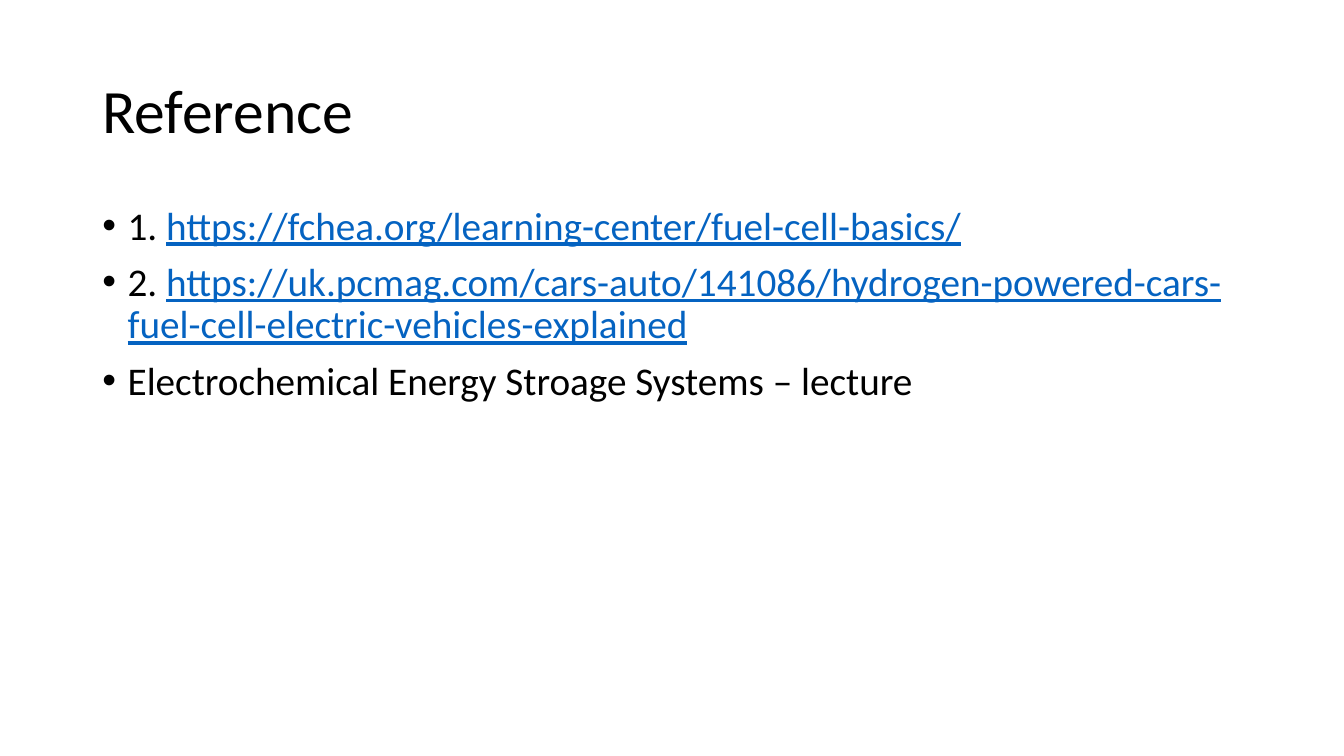
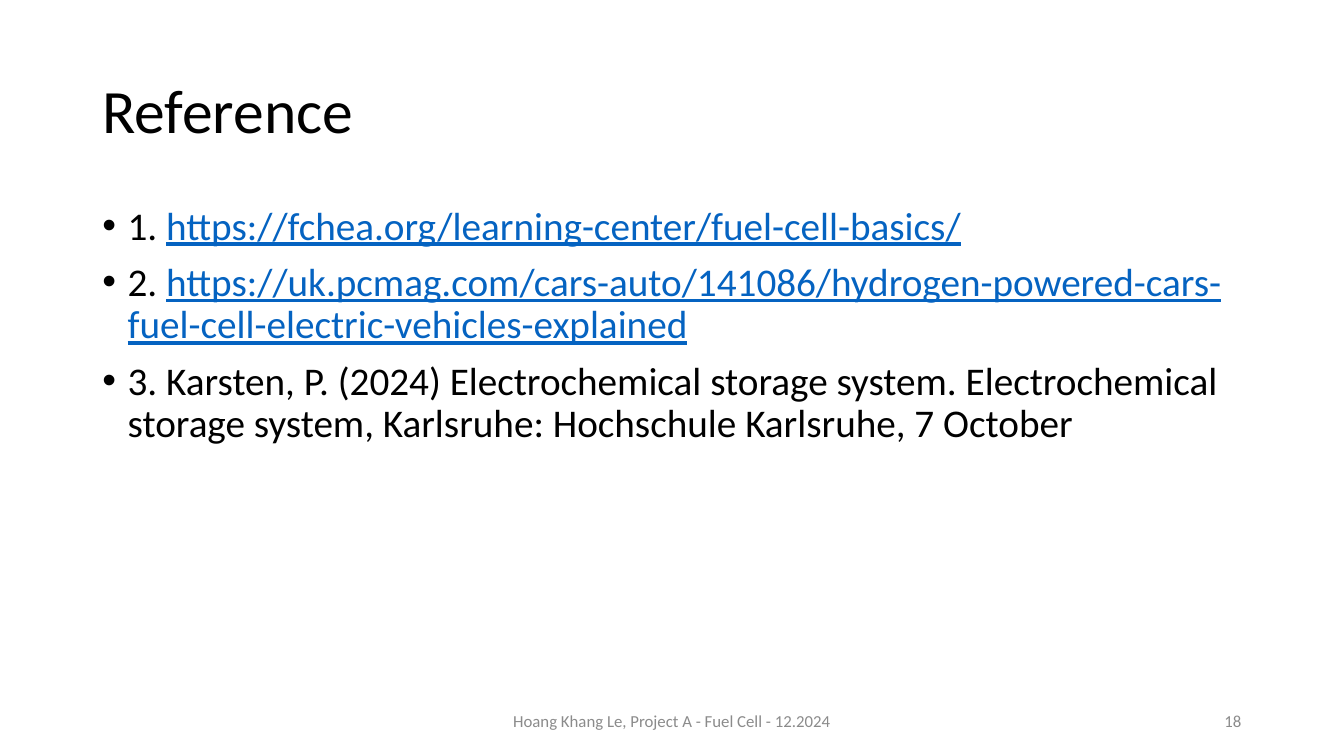
Before and after one commit to alpha7894550/ProjectA_fuelCell, a slide deck: slide 18 of Presentation_fuel_cell_project_khang.pptx (slide 8 before the commit). Drawn at 1344x756 pixels with LibreOffice and Linux fonts; fonts in the diff are those of the drawing. Boxes give left, top, right and bottom in pixels: in the first picture for what was removed or moved away, otherwise in the second. Text is boxed around its words. In the diff, an @@ line names an element or a change of style, - is before the commit and + after.

Commit message:
Finished the presentation

```diff
--- a/Presentation_fuel_cell_project_khang.pptx
+++ b/Presentation_fuel_cell_project_khang.pptx
@@ text at box(128, 366, 1218, 444): text changed @@
-• Electrochemical Energy Stroage Systems – lecture
+• 3. Karsten, P. (2024) Electrochemical storage system. Electrochemical storage system, Karlsruhe: Hochschule Karlsruhe, 7 October
@@ text added at box(513, 715, 830, 730), 12 pt, text #8C8C8C @@
+Hoang Khang Le, Project A - Fuel Cell - 12.2024
@@ page number added at box(1224, 715, 1241, 727), 12 pt, text #8C8C8C @@
+18
```
Also in this commit, not shown: 5 other slides changed, 13 slides added, 2 slides removed, 4 other files.
